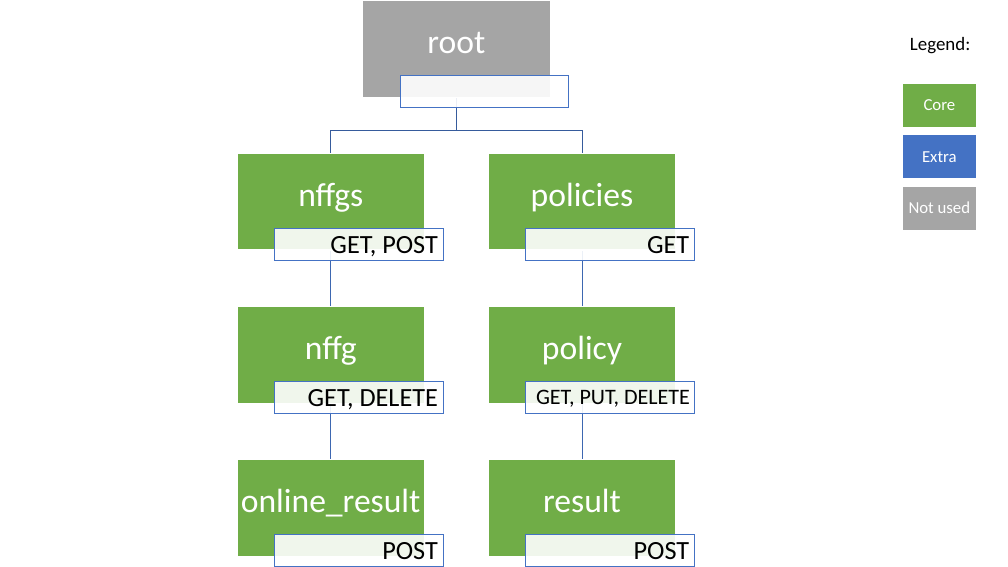
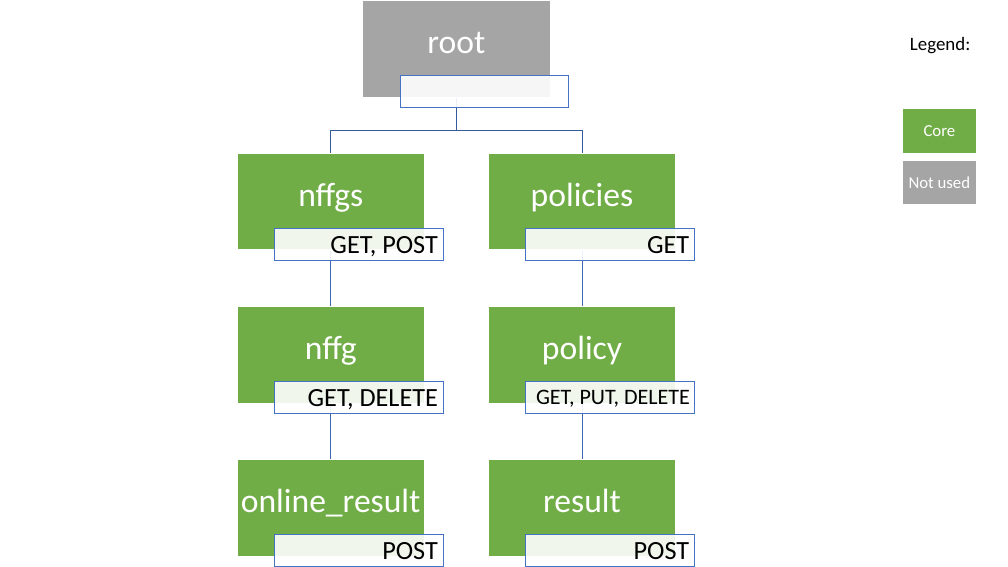
Before and after one commit to MartinoMensio/DP2-Labs, a slide deck: slide 1 of Assignment_3/doc-files/resources_chart.pptx. Drawn at 1008x567 pixels with LibreOffice and Linux fonts; fonts in the diff are those of the drawing. Boxes give left, top, right and bottom in pixels: in the first picture for what was removed or moved away, otherwise in the second. Text is boxed around its words. In the diff, an @@ line names an element or a change of style, - is before the commit and + after.

```diff
--- a/Assignment_3/doc-files/resources_chart.pptx
+++ b/Assignment_3/doc-files/resources_chart.pptx
@@ text "Core" moved from (x1=924, y1=99, x2=956, y2=110) to (x1=924, y1=125, x2=956, y2=136) @@
@@ rectangle moved from (x1=903, y1=83, x2=976, y2=127) to (x1=903, y1=109, x2=976, y2=153) @@
@@ rectangle removed at (x1=903, y1=135, x2=976, y2=178) @@
@@ text "Not used" moved from (x1=909, y1=201, x2=970, y2=213) to (x1=909, y1=176, x2=970, y2=188) @@
@@ rectangle moved from (x1=903, y1=186, x2=976, y2=230) to (x1=903, y1=160, x2=976, y2=204) @@
@@ text removed at (x1=922, y1=151, x2=957, y2=162) @@
-Extra
```
Also in this commit, not shown: 2 other files.
